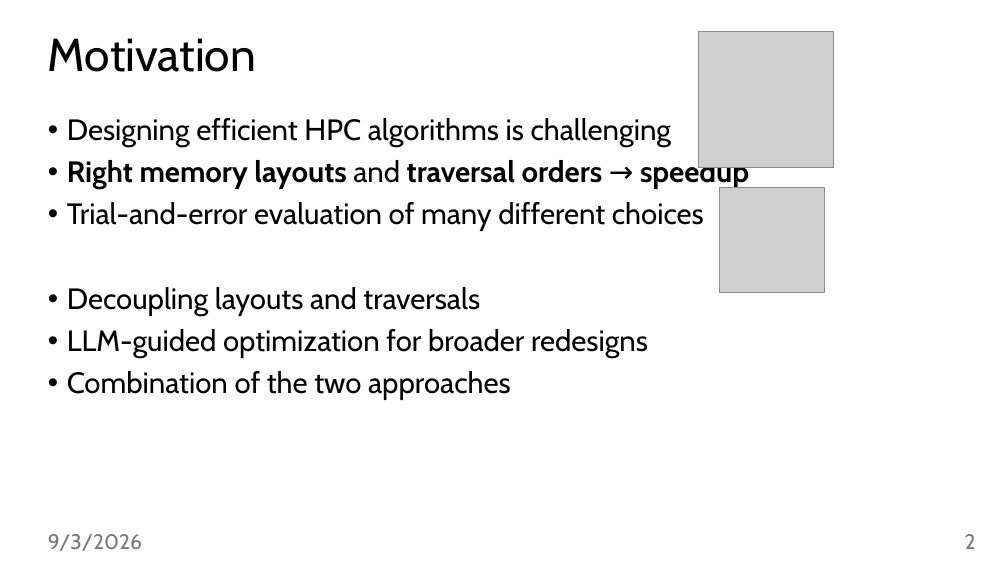
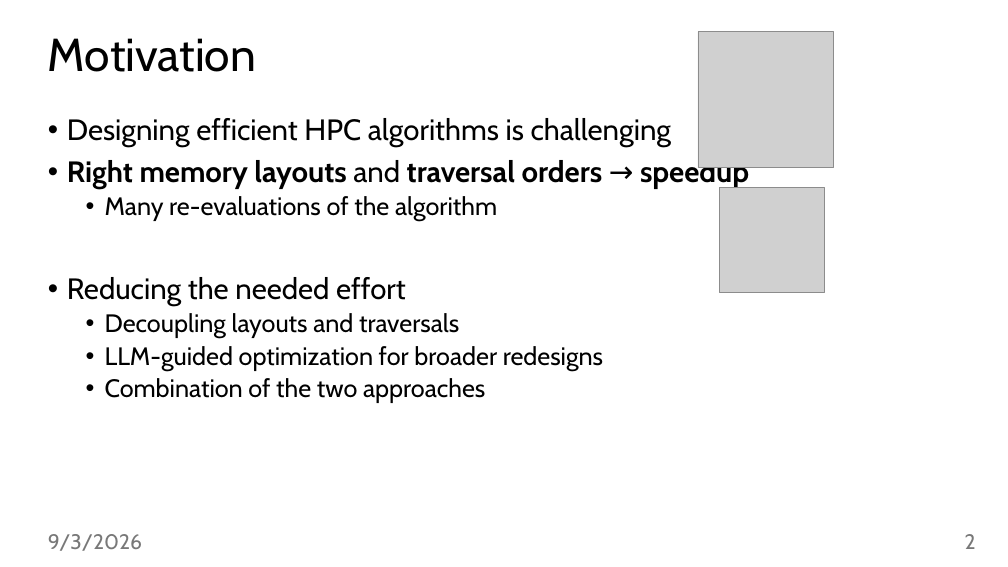
Before and after one commit to jiriklepl/phd-thesis, a slide deck: slide 2 of slides/Optimizing Memory Layouts and Traversal Orders in High-Performance Computing.pptx. Drawn at 1008x567 pixels with LibreOffice and Linux fonts; fonts in the diff are those of the drawing; grey boxes stand for pictures; background and template pictures are left out. Boxes give left, top, right and bottom in pixels: in the first picture for what was removed or moved away, otherwise in the second. Text is boxed around its words. In the diff, an @@ line names an element or a change of style, - is before the commit and + after.

```diff
--- a/slides/Optimizing Memory Layouts and Traversal Orders in High-Performance Computing.pptx
+++ b/slides/Optimizing Memory Layouts and Traversal Orders in High-Performance Computing.pptx
@@ text at bbox=[67, 196, 497, 306]: text changed; size 28 to 24 pt @@
-• Trial-and-error evaluation of many different choices
+  • Many re-evaluations of the algorithm
+• Reducing the needed effort
@@ text at bbox=[105, 313, 603, 403]: size 28 to 24 pt in "Decoupling layouts and traversals", "LLM-guided optimization for broader redesigns", "Combination of the two approaches"; list level 1 to 2 in "Decoupling layouts and traversals"; list level 1 to 2 in "LLM-guided optimization for broader redesigns"; list level 1 to 2 in "Combination of the two approaches" @@
```
Also in this commit, not shown: 5 other slides changed.
